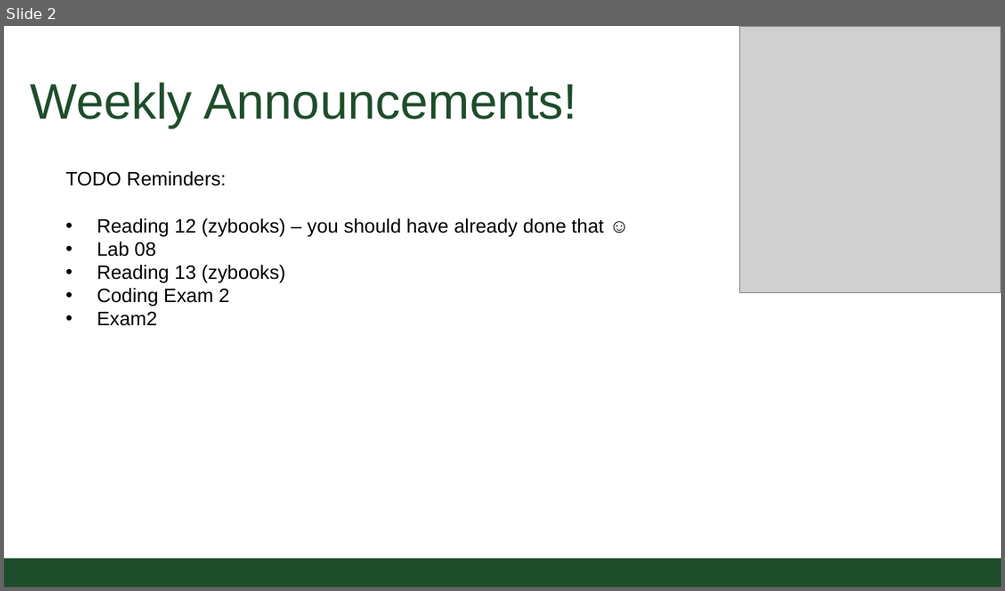
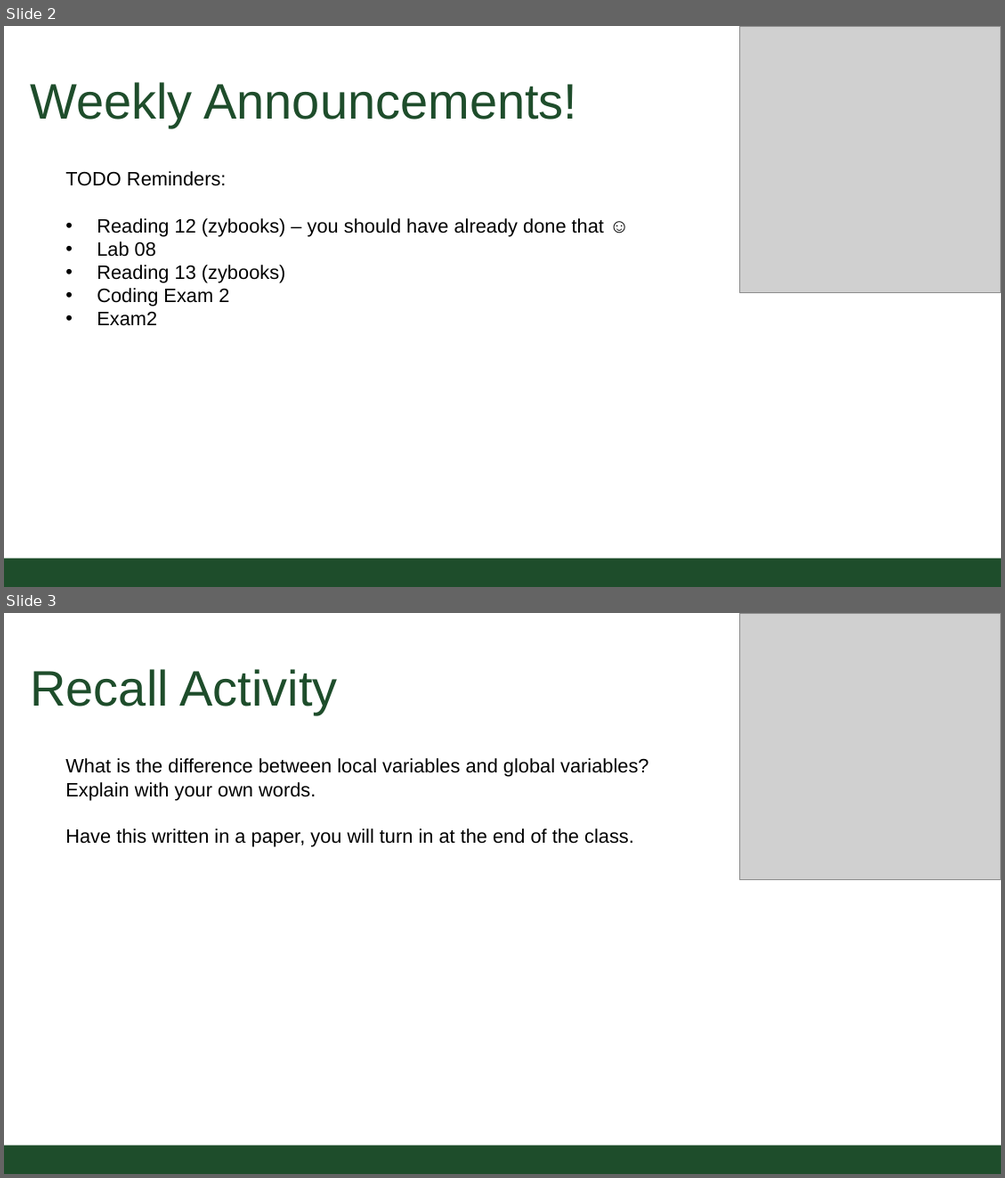
Before and after one commit to CSU-CS152/Handouts, a slide deck: 06_01MoreFunctionsCS152.pptx. Shown one above the other, each under a label of ours: slide 2 before the commit, slides 2 and 3 after it. The pictures are 1005x591 and 1005x1178 pixels, drawn with LibreOffice and Linux fonts; fonts in the diff are those of the drawing; grey boxes stand for pictures; background and template pictures are left out. Boxes give left, top, right and bottom in pixels: in the first picture for what was removed or moved away, otherwise in the second. Text is boxed around its words. In the diff, an @@ line names an element or a change of style, - is before the commit and + after.

Commit message:
Updated lecture

```diff
--- a/06_01MoreFunctionsCS152.pptx
+++ b/06_01MoreFunctionsCS152.pptx
@@ slide 3 added at (4,613,1001,1174), background #FFFFFF; not listed: 1 template element that a slide beside it also shows @@
@@ picture added at (740,613,1001,880) @@
@@ title added at (30,669,337,714), 36 pt, text #1E4D2B @@
+Recall Activity
@@ text added at (65,758,648,847), 14 pt, text #000000 @@
+What is the difference between local variables and global variables? Explain with your own words.
+Have this written in a paper, you will turn in at the end of the class.
```
